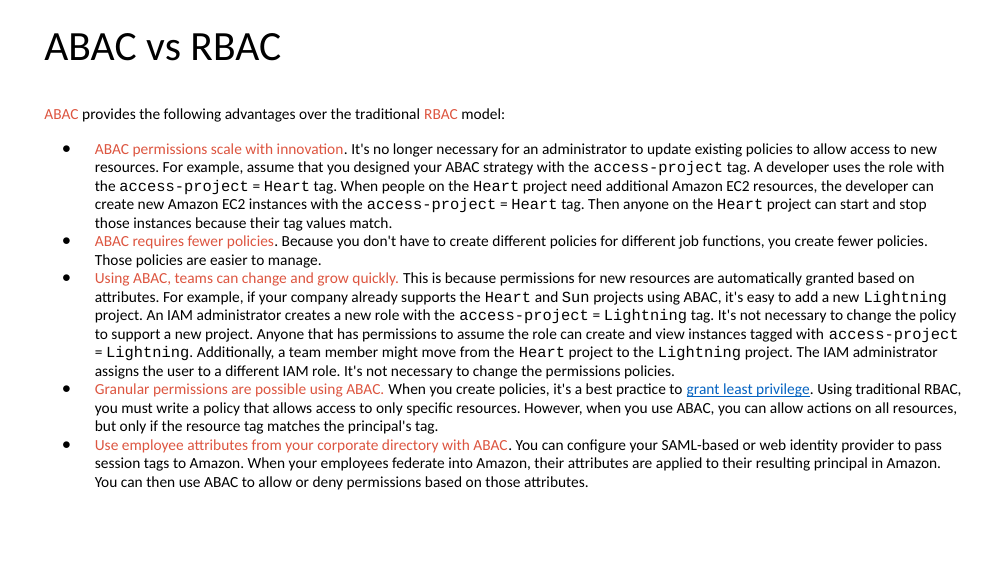
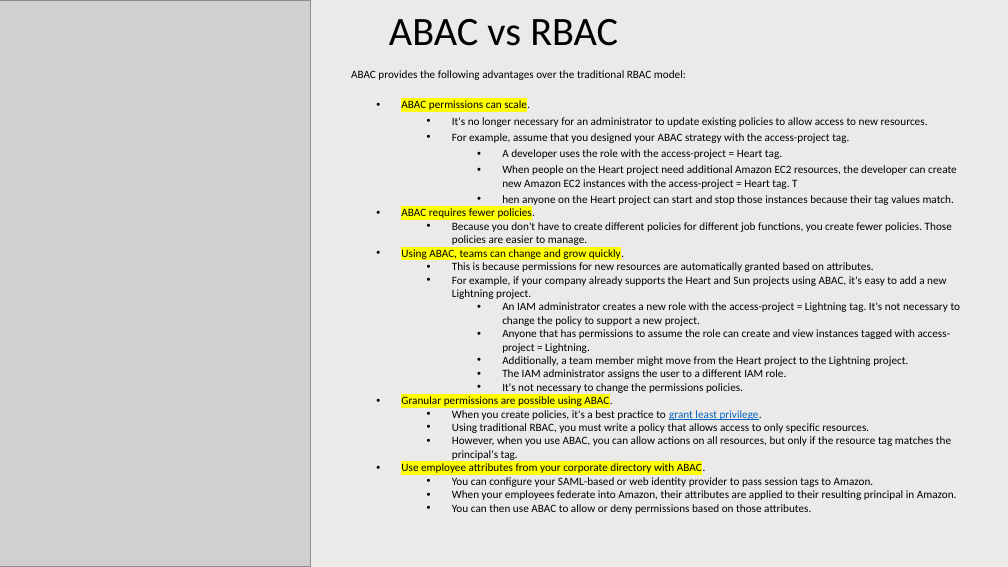
Before and after one commit to IlyaChakun/aws-iba-courses, a slide deck: slide 13 of lecture-materials/Managment&Governance/00-iam/IAM.pptx (slide 10 before the commit). Drawn at 1008x567 pixels with LibreOffice and Linux fonts; fonts in the diff are those of the drawing; grey boxes stand for pictures. Boxes give left, top, right and bottom in pixels: in the first picture for what was removed or moved away, otherwise in the second. Text is boxed around its words. In the diff, an @@ line names an element or a change of style, - is before the commit and + after.

```diff
--- a/lecture-materials/Managment&Governance/00-iam/IAM.pptx
+++ b/lecture-materials/Managment&Governance/00-iam/IAM.pptx
@@ rectangle added at (0,0,1008,566), fill #82766A at 15% opacity @@
@@ picture added at (0,0,310,566) @@
@@ title "ABAC vs RBAC": place and size @@
-title "ABAC vs RBAC" at (44,33,281,61)
+title "ABAC vs RBAC" at (389,19,618,46)
@@ title "ABAC vs RBAC" at (389,19,618,46): size 29.7 to 28.8 pt; vertical alignment top to middle @@
@@ text "ABAC provides the following advantages ...": place and size @@
-text "ABAC provides the following advantages ..." at (44,108,961,490)
+text "ABAC provides the following advantages ..." at (351,70,961,514)
@@ text at (351,70,686,80): size 11 to 8 pt in "ABAC provides the following advantages over the ..."; text colour #DD5540 to #000000 in "ABAC RBAC" @@
@@ text at (401,99,961,514): text changed; size 11 to 8 pt @@
-● ABAC permissions scale with innovation. It's no longer necessary for an administrator to update existing policies to allow access to new resources. For example, assume that you designed your ABAC strategy with the access-project tag. A developer uses the role with the access-project = Heart tag. When people on the Heart project need additional Amazon EC2 resources, the developer can create new Amazon EC2 instances with the access-project = Heart tag. Then anyone on the Heart project can start and stop those instances because their tag values match.
-● ABAC requires fewer policies. Because you don't have to create different policies for different job functions, you create fewer policies. Those policies are easier to manage.
-● Using ABAC, teams can change and grow quickly. This is because permissions for new resources are automatically granted based on attributes. For example, if your company already supports the Heart and Sun projects using ABAC, it's easy to add a new Lightning project. An IAM administrator creates a new role with the access-project = Lightning tag. It's not necessary to change the policy to support a new project. Anyone that has permissions to assume the role can create and view instances tagged with access-project = Lightning. Additionally, a team member might move from the Heart project to the Lightning project. The IAM administrator assigns the user to a different IAM role. It's not necessary to change the permissions policies.
-● Granular permissions are possible using ABAC. When you create policies, it's a best practice to grant least privilege. Using traditional RBAC, you must write a policy that allows access to only specific resources. However, when you use ABAC, you can allow actions on all resources, but only if the resource tag matches the principal's tag.
-● Use employee attributes from your corporate directory with ABAC. You can configure your SAML-based or web identity provider to pass session tags to Amazon. When your employees federate into Amazon, their attributes are applied to their resulting principal in Amazon. You can then use ABAC to allow or deny permissions based on those attributes.
+• ABAC permissions can scale.
+    • It's no longer necessary for an administrator to update existing policies to allow access to new resources.
+    • For example, assume that you designed your ABAC strategy with the access-project tag.
+      • A developer uses the role with the access-project = Heart tag.
+      • When people on the Heart project need additional Amazon EC2 resources, the developer can create new Amazon EC2 instances with the access-project = Heart tag. T
+      • hen anyone on the Heart project can start and stop those instances because their tag values match.
+• ABAC requires fewer policies.
+  • Because you don't have to create different policies for different job functions, you create fewer policies. Those policies are easier to manage.
+• Using ABAC, teams can change and grow quickly.
+  • This is because permissions for new resources are automatically granted based on attributes.
+  • For example, if your company already supports the Heart and Sun projects using ABAC, it's easy to add a new Lightning project.
+    • An IAM administrator creates a new role with the access-project = Lightning tag. It's not necessary to change the policy to support a new project.
+    • Anyone that has permissions to assume the role can create and view instances tagged with access-project = Lightning.
+    • Additionally, a team member might move from the Heart project to the Lightning project.
+    • The IAM administrator assigns the user to a different IAM role.
+    • It's not necessary to change the permissions policies.
+• Granular permissions are possible using ABAC.
+  • When you create policies, it's a best practice to grant least privilege.
+  • Using traditional RBAC, you must write a policy that allows access to only specific resources.
+  • However, when you use ABAC, you can allow actions on all resources, but only if the resource tag matches the principal's tag.
+• Use employee attributes from your corporate directory with ABAC.
+  • You can configure your SAML-based or web identity provider to pass session tags to Amazon.
+  • When your employees federate into Amazon, their attributes are applied to their resulting principal in Amazon.
+  • You can then use ABAC to allow or deny permissions based on those attributes.
```
Also in this commit, not shown: 11 other slides changed, 3 slides added, 49 other files.
